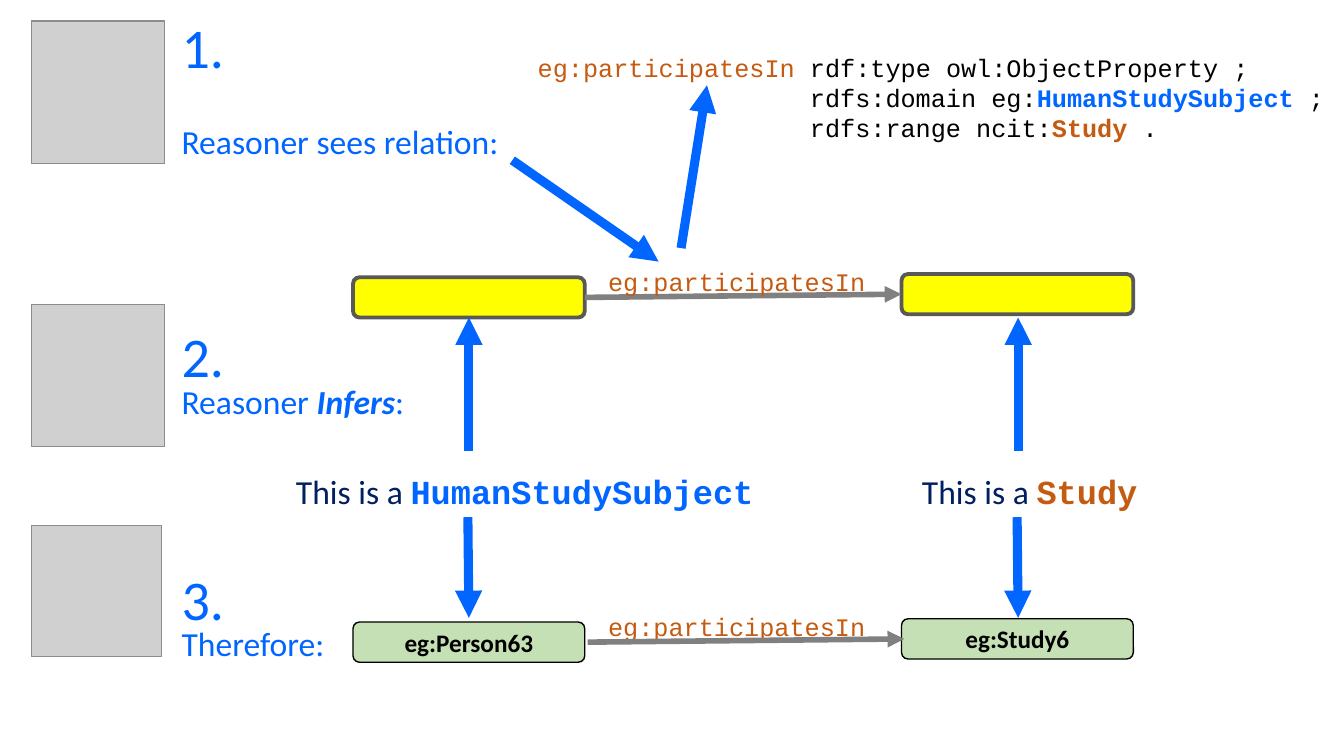
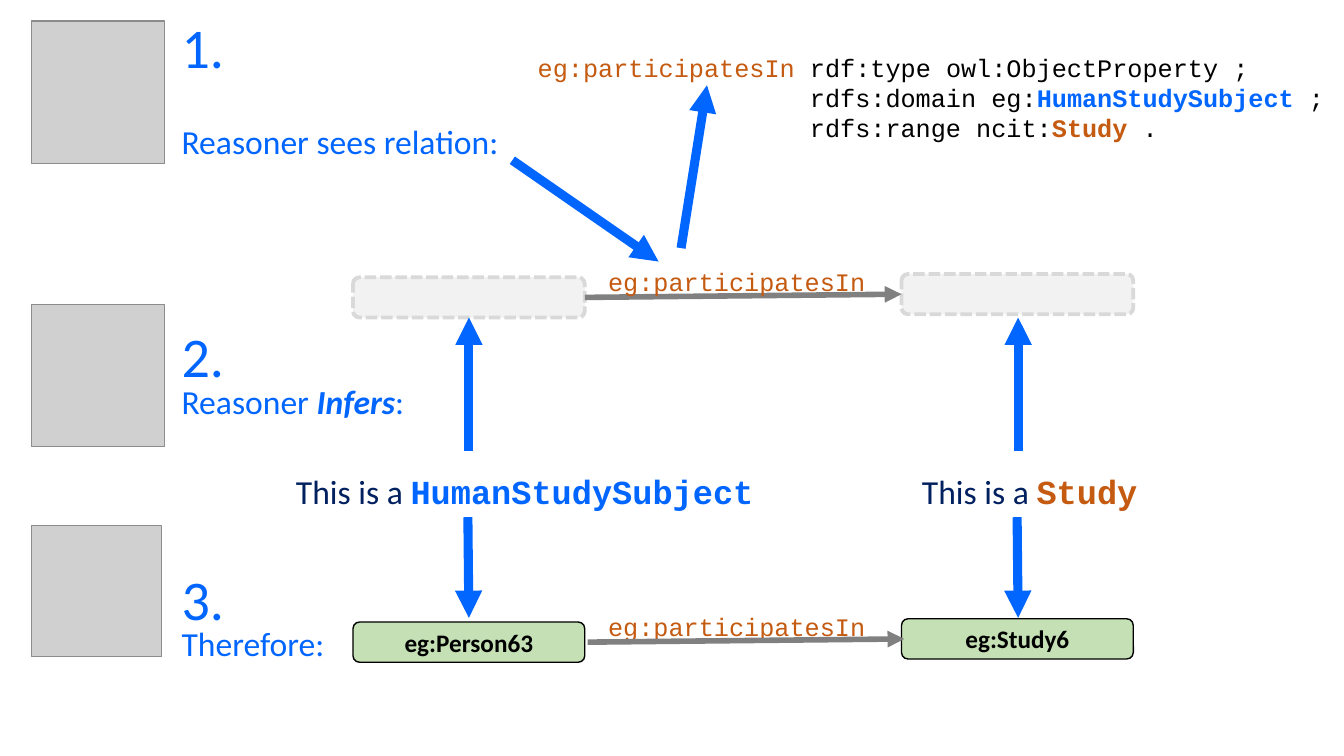
Before and after one commit to phuse-org/LinkedDataWorkshop, a slide deck: slide 3 of CSS2018/presentation/images/ImagesForPres.pptx. Drawn at 1344x756 pixels with LibreOffice and Linux fonts; fonts in the diff are those of the drawing; grey boxes stand for pictures. Boxes give left, top, right and bottom in pixels: in the first picture for what was removed or moved away, otherwise in the second. Text is boxed around its words. In the diff, an @@ line names an element or a change of style, - is before the commit and + after.

```diff
--- a/CSS2018/presentation/images/ImagesForPres.pptx
+++ b/CSS2018/presentation/images/ImagesForPres.pptx
@@ rounded rectangle at bbox=[353, 277, 585, 318]: fill #FFFF00 to #F2F2F2; outline #595959 2.75 pt to #D9D9D9 2.75 pt dashed @@
@@ rounded rectangle at bbox=[901, 274, 1133, 315]: fill #FFFF00 to #F2F2F2; outline #595959 2.75 pt to #D9D9D9 2.75 pt dashed @@
```
Also in this commit, not shown: 9 other files.
